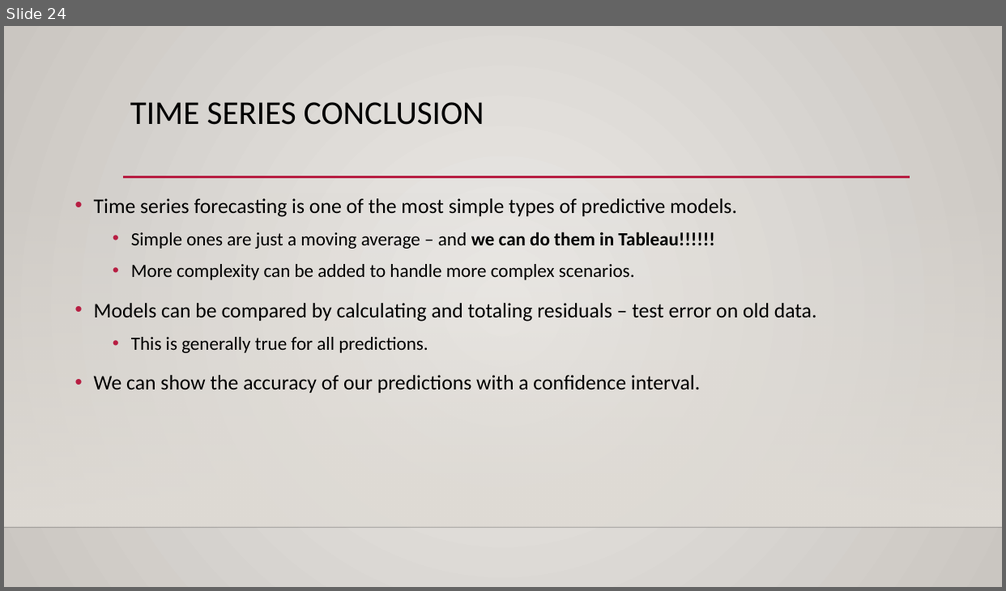
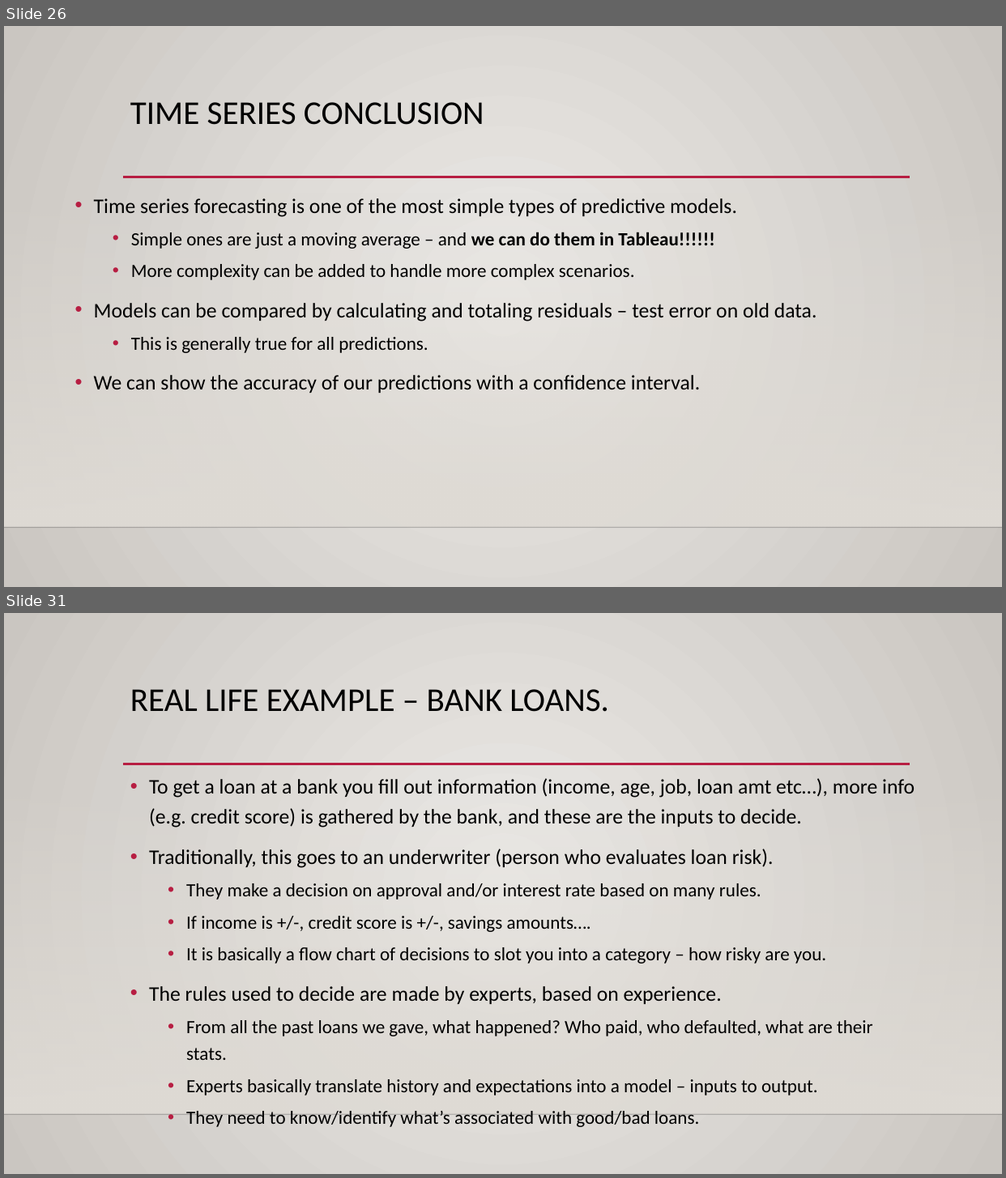
Before and after one commit to AkeemSemper/ml_datasets, a slide deck: slides/TimeSeries.pptx. Shown one above the other, each under a label of ours: slide 24 before the commit, slides 26 and 31 after it; the slides between them are not shown. The pictures are 1006x591 and 1006x1178 pixels, drawn with LibreOffice and Linux fonts; fonts in the diff are those of the drawing; background and template pictures are left out. Boxes give left, top, right and bottom in pixels: in the first picture for what was removed or moved away, otherwise in the second. Text is boxed around its words. In the diff, an @@ line names an element or a change of style, - is before the commit and + after.

```diff
--- a/slides/TimeSeries.pptx
+++ b/slides/TimeSeries.pptx
@@ slide 31 added at bbox=[4, 613, 1002, 1174], background gradient #ECEAE7 to #CAC7C1; not listed: 3 template elements that a slide beside it also shows @@
@@ title added at bbox=[130, 689, 609, 712], 32 pt, text #000000 @@
+REAL LIFE EXAMPLE – BANK LOANS.
@@ text added at bbox=[149, 778, 914, 1127], 18 pt, text #000000 @@
+• To get a loan at a bank you fill out information (income, age, job, loan amt etc…), more info (e.g. credit score) is gathered by the bank, and these are the inputs to decide.
+• Traditionally, this goes to an underwriter (person who evaluates loan risk).
+  • They make a decision on approval and/or interest rate based on many rules.
+  • If income is +/-, credit score is +/-, savings amounts….
+  • It is basically a flow chart of decisions to slot you into a category – how risky are you.
+• The rules used to decide are made by experts, based on experience.
+  • From all the past loans we gave, what happened? Who paid, who defaulted, what are their stats.
+  • Experts basically translate history and expectations into a model – inputs to output.
+  • They need to know/identify what’s associated with good/bad loans.
@@ what was slide 24 is now slide 26 @@
```
Also in this commit, not shown: 1 slide changed, 15 other slides added, 1 slide removed, 1 other file.
